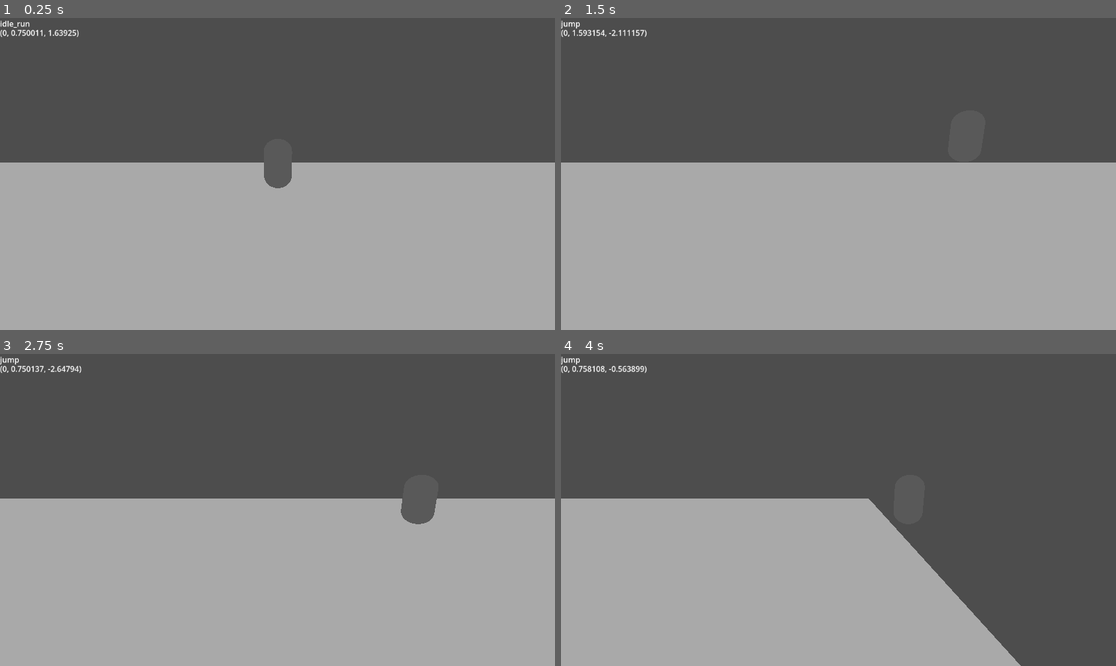
Above: before the commit, frames 1-4 (two rows, left to right).
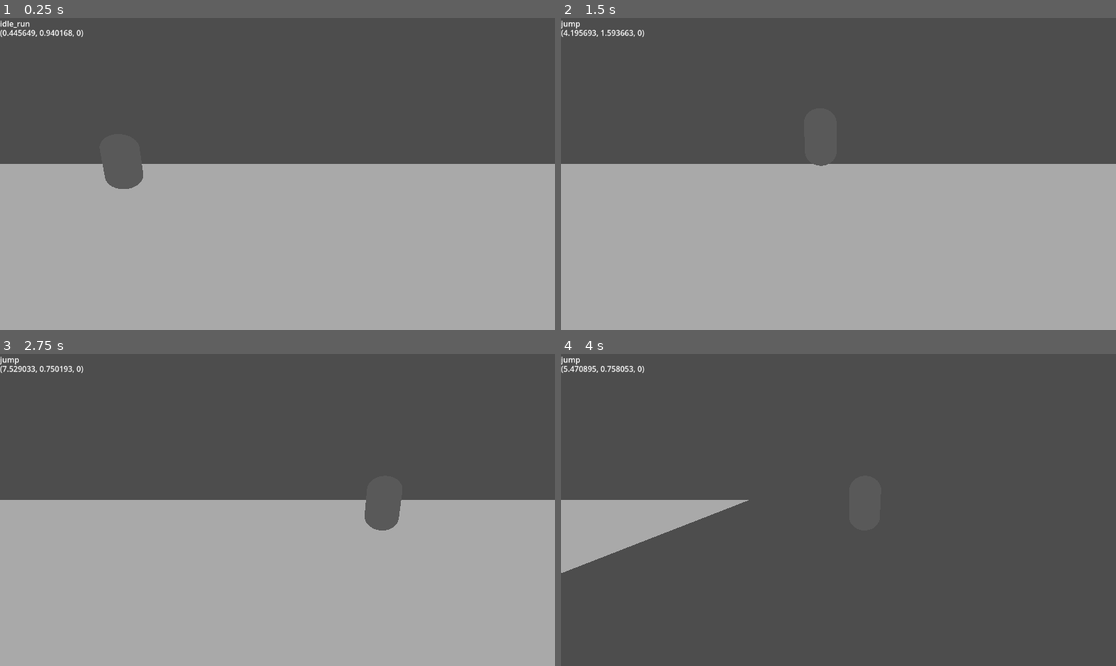
Above: after the commit, the same moments.

Repository: SHyguymoll/EternityGame_STRTeam
Game: Godot game, scene res://scenes/game.tscn
Two runs of this game, one before a commit and one after it. Both use one fixed random seed, a clock stepped at 60 frames per second and the inputs below.
Inputs:
- Up to frame 1 (0.25 s): no input
- Up to frame 2 (1.5 s): hold Right (player_right) 0.53-1.28 s; tap X (player_jump) at 0.77 s; hold Down (player_down) from 1.28 s (still down)
- Up to frame 3 (2.75 s): tap X (player_jump) at 1.52 s; release Down (player_down) at 2.03 s; hold Right (player_right) from 2.03 s (still down)
- Up to frame 4 (4 s): tap X (player_jump) at 3.02, 3.77 s; release Right (player_right) at 3.53 s; hold Left (player_left) from 3.53 s (still down)

The runs differ from the first frame. In frame 1, 1.4% of the frame differs, in the area x 0-100%, y 3-55%; in frame 2, 0.6%; in frame 3, 1.6%; in frame 4, 33%, in the area x 0-83%, y 3-100%.

Commit message:
Change horizontal axis to x

Diff:
--- a/scenes/game.tscn
+++ b/scenes/game.tscn
@@ -14,13 +14,13 @@
 
 [sub_resource type="PlaneMesh" id="PlaneMesh_bvesg"]
 material = SubResource("StandardMaterial3D_olwsu")
-size = Vector2(10, 100)
+size = Vector2(100, 10)
 
 [sub_resource type="WorldBoundaryShape3D" id="WorldBoundaryShape3D_ip4q6"]
-plane = Plane(0, 0, -1, 0)
+plane = Plane(1, 0, 0, 0)
 
 [sub_resource type="WorldBoundaryShape3D" id="WorldBoundaryShape3D_45l72"]
-plane = Plane(0, 0, 1, 0)
+plane = Plane(-1, 0, 0, 0)
 
 [sub_resource type="PhysicsMaterial" id="PhysicsMaterial_02pyt"]
 
@@ -33,27 +33,25 @@
 environment = SubResource("Environment_77kwg")
 
 [node name="GameCamera" type="Camera3D" parent="."]
-transform = Transform3D(-4.37114e-08, -0.214735, 0.976672, 0, 0.976672, 0.214735, -1, 9.38637e-09, -4.26917e-08, 6.108, 1.775, 1.65264)
+transform = Transform3D(1, 0, 0, 0, 0.976672, 0.214735, 0, -0.214735, 0.976672, 4.66957, 1.775, 5.48786)
 current = true
 
 [node name="GroundPlaceholder" type="Node3D" parent="."]
 
 [node name="Mesh" type="MeshInstance3D" parent="GroundPlaceholder"]
-transform = Transform3D(1, 0, 0, 0, 1, 0, 0, 0, 1, 0, 0, -50)
+transform = Transform3D(1, 0, 0, 0, 1, 0, 0, 0, 1, 50, 0, 0)
 mesh = SubResource("PlaneMesh_bvesg")
 skeleton = NodePath("../..")
 
 [node name="Player" parent="." instance=ExtResource("2_fh20e")]
-transform = Transform3D(1, 0, 0, 0, 1, 0, 0, 0, 1, 0, 0.77928, 1.63925)
 
 [node name="WorldCameraBounds" type="StaticBody3D" parent="."]
 
 [node name="Left" type="CollisionShape3D" parent="WorldCameraBounds"]
-transform = Transform3D(1, 0, 0, 0, 1, 0, 0, 0, 1, 0, 0, 6.105)
 shape = SubResource("WorldBoundaryShape3D_ip4q6")
 
 [node name="Right" type="CollisionShape3D" parent="WorldCameraBounds"]
-transform = Transform3D(1, 0, 0, 0, 1, 0, 0, 0, 1, 0, 0, -3.093)
+transform = Transform3D(1, 0, 0, 0, 1, 0, 0, 0, 1, 8, 0, 0)
 shape = SubResource("WorldBoundaryShape3D_45l72")
 
 [node name="WorldCollide" type="StaticBody3D" parent="."]
--- a/scripts/game.gd
+++ b/scripts/game.gd
@@ -3,5 +3,5 @@
 @onready var _ground : Node3D = $GroundPlaceholder
 
 func _process(delta: float) -> void:
-	_ground.position.z = fmod(_ground.position.z + (delta * 100), 100)
+	_ground.position.x = fmod(_ground.position.x - (delta * 100), 100)
 	pass
--- a/scripts/state_machine/player_state/player_base_state.gd
+++ b/scripts/state_machine/player_state/player_base_state.gd
@@ -16,12 +16,12 @@
 	dodge(delta)
 
 func apply_movement(delta): # handle horizontal movement
-	var input_dir = Input.get_axis("player_right", "player_left")
-	var direction = (host.transform.basis * Vector3(0, 0, input_dir)).normalized()
+	var input_dir = Input.get_axis("player_left", "player_right")
+	var direction = (host.transform.basis * Vector3(input_dir, 0, 0)).normalized()
 	if direction:
-		host.velocity.z = direction.z * host.SPEED
+		host.velocity.x = direction.x * host.SPEED
 	else:
-		host.velocity.z = move_toward(host.velocity.x, 0, host.SPEED)
+		host.velocity.x = move_toward(host.velocity.x, 0, host.SPEED)
 
 func jump(delta):
 	if Input.is_action_just_pressed("player_jump") and host.is_on_floor():
